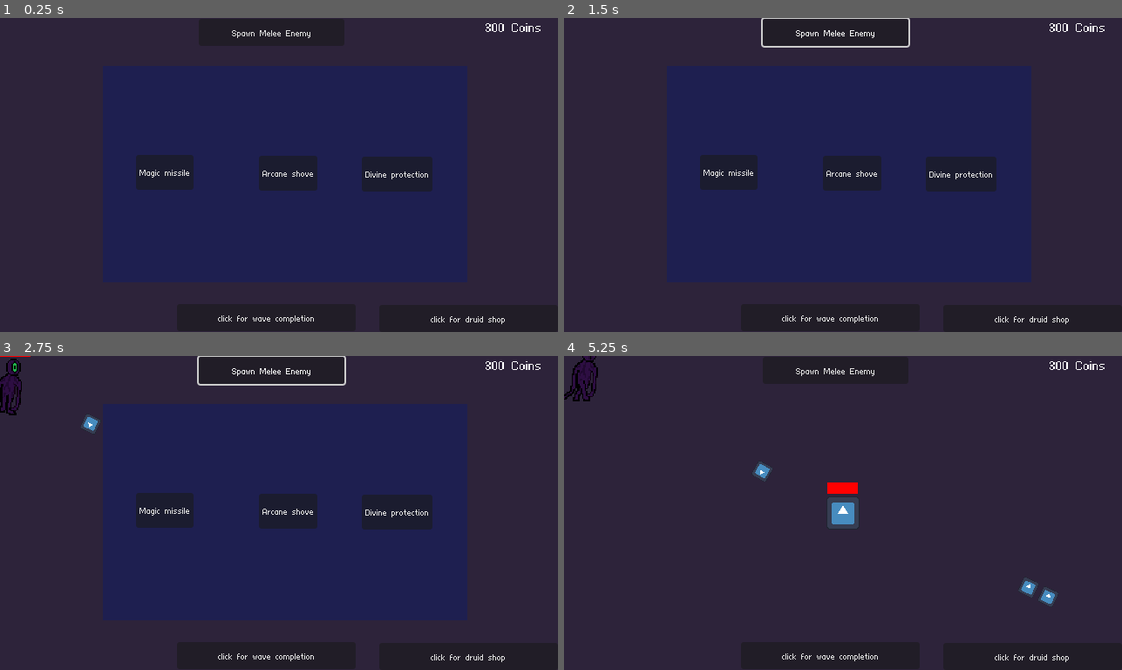
Above: before the commit, frames 1-4 (two rows, left to right).
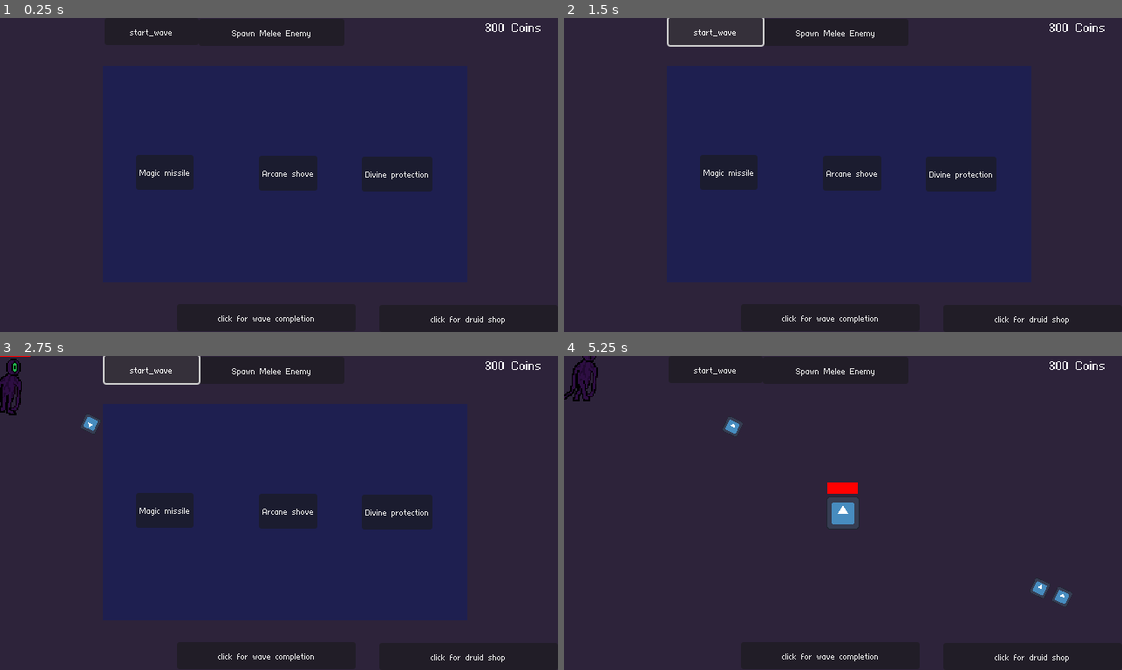
Above: after the commit, the same moments.

Repository: TobiasTV49/Informatica-Eindopdracht
Game: Godot game, scene res://Functionality/Scenes/main.tscn
Two runs of this game, one before a commit and one after it. Both use one fixed random seed, a clock stepped at 60 frames per second and the inputs below. The engine's default icon, where the game draws it, is replaced by a stand-in: a white triangle on a blue panel in a dark square.
Inputs (mouse positions are in pixels of both pictures, inside the frame that each line leads up to):
- Up to frame 1 (0.25 s): no input
- Up to frame 2 (1.5 s): click "Spawn Melee Enemy" at 0.5 s; click (714, 30) at 1.25 s, where only the run after the commit has a clickable "start_wave"
- Up to frame 3 (2.75 s): click (150, 368) at 2 s, where only the run after the commit has a clickable "start_wave"
- Up to frame 4 (5.25 s): click "Magic missile" at 2.75 s; hold Right (right) 3.53-4.28 s; hold Down (down) 4.28-5.03 s; hold Right (right) from 5.03 s (still down)

The runs differ from the first frame. In frame 1, less than 0.1% of the frame differs, in the area x 23-31%, y 3-6%; in frame 2, 0.5%; in frame 3, 0.5%; in frame 4, 0.8%, in the area x 23-92%, y 3-80%.

Commit message:
Wave shit

Diff:
--- a/Assets/Scripts/GameData.gd
+++ b/Assets/Scripts/GameData.gd
@@ -47,3 +47,7 @@
 		"Cost" = 30,
 	}
 }
+
+var Waves = {
+	0: [["melee_enemy", 3], ["ranged_enemy", 2]]
+}
--- a/Assets/Scripts/main.gd
+++ b/Assets/Scripts/main.gd
@@ -1,5 +1,6 @@
 extends Node2D
 const MELEE_ENEMY = preload("res://Functionality/Scenes/enemy.tscn")
+const RANGED_ENEMY = preload("res://Functionality/Scenes/ranged_enemy.tscn")
 @onready var player: CharacterBody2D = $PlayerBody
 @onready var spell_menu: Node2D = $CanvasLayer/SpellMenu
 
@@ -23,6 +24,30 @@
 		$CanvasLayer/DruidMenu.hide()
 	$Player/Coins.text = str(Global.PlayerCoins) + " Coins"
 
+func start_wave(wave_number):
+	var wave_array: Array
+	var enemy
+	for i in GameData.Waves[wave_number]:
+		while i[1] > 0:
+			wave_array.append(i[0])
+			i[1] -= 1
+	print(wave_array)
+	while wave_array.size() > 0:
+		await get_tree().create_timer(2).timeout
+		match wave_array[0]:
+			"melee_enemy":
+				enemy = MELEE_ENEMY.instantiate()
+			"ranged_enemy":
+				enemy = RANGED_ENEMY.instantiate()
+		spawn_enemy(enemy)
+		wave_array.erase(0)
+
+
+func spawn_enemy(enemy):
+	$Enemies.add_child(enemy)
+	var enemy_spawners = get_tree().get_nodes_in_group("enemy_spawners")
+	var spawner = enemy_spawners.pick_random()
+	enemy.position = spawner.position
 
 func _on_button_pressed() -> void:
 	var melee_enemy = MELEE_ENEMY.instantiate()
@@ -34,3 +59,7 @@
 
 func _on_temporary_button_2_pressed():
 	Global.DruidMenu = true
+
+
+func _on_wave_starter_pressed() -> void:
+	start_wave(0)
--- a/Assets/Scripts/melee_enemy.gd
+++ b/Assets/Scripts/melee_enemy.gd
@@ -44,7 +44,7 @@
 
 func _on_hit_box_body_entered(body: Node2D) -> void:
 	print("oy to the vey")
-	Global.shoot.emit("player", self.position, )
+	Global.shoot.emit("player", self.position)
 	if body.get_meta("bullet_type") == "player bullet":
 		body.queue_free()
 		health -= 10
--- a/Functionality/Scenes/main.tscn
+++ b/Functionality/Scenes/main.tscn
@@ -5,7 +5,7 @@
 [ext_resource type="FontFile" uid="uid://crm5aodm5xa2d" path="res://at01.ttf" id="3_bg0tj"]
 [ext_resource type="PackedScene" uid="uid://d4h3a3t6r5e0v" path="res://Functionality/Scenes/bullet.tscn" id="4_44lj5"]
 [ext_resource type="PackedScene" uid="uid://bxotcyclcovoj" path="res://Functionality/Scenes/SpellMenu.tscn" id="5_ipgrs"]
-[ext_resource type="PackedScene" uid="uid://og50mlvkyoml" path="res://Assets/Scripts/druid_menu.tscn" id="5_k2n5o"]
+[ext_resource type="PackedScene" uid="uid://og50mlvkyoml" path="res://Functionality/Scenes/druid_menu.tscn" id="5_k2n5o"]
 
 [node name="Main" type="Node2D"]
 script = ExtResource("1_oydpu")
@@ -80,6 +80,23 @@
 theme_override_font_sizes/font_size = 16
 text = "click for druid shop"
 
+[node name="WaveStarter" type="Button" parent="CanvasLayer"]
+offset_left = 120.0
+offset_right = 228.0
+offset_bottom = 31.0
+text = "start_wave"
+
+[node name="enemy spawners" type="Node2D" parent="."]
+
+[node name="spawner1" type="Node2D" parent="enemy spawners" groups=["enemy_spawners"]]
+
+[node name="ColorRect" type="ColorRect" parent="enemy spawners/spawner1"]
+offset_left = 1.0
+offset_top = 55.0
+offset_right = 34.0
+offset_bottom = 87.0
+
 [connection signal="pressed" from="CanvasLayer/Button" to="." method="_on_button_pressed"]
 [connection signal="pressed" from="CanvasLayer/Temporary button" to="." method="_on_temporary_button_pressed"]
 [connection signal="pressed" from="CanvasLayer/Temporary button2" to="." method="_on_temporary_button_2_pressed"]
+[connection signal="pressed" from="CanvasLayer/WaveStarter" to="." method="_on_wave_starter_pressed"]
--- a/project.godot
+++ b/project.godot
@@ -33,6 +33,7 @@
 Player=""
 enemies=""
 bullets=""
+enemy_spawners=""
 
 [gui]
 
Renamed: Assets/Scripts/druid_menu.tscn -> Functionality/Scenes/druid_menu.tscn
